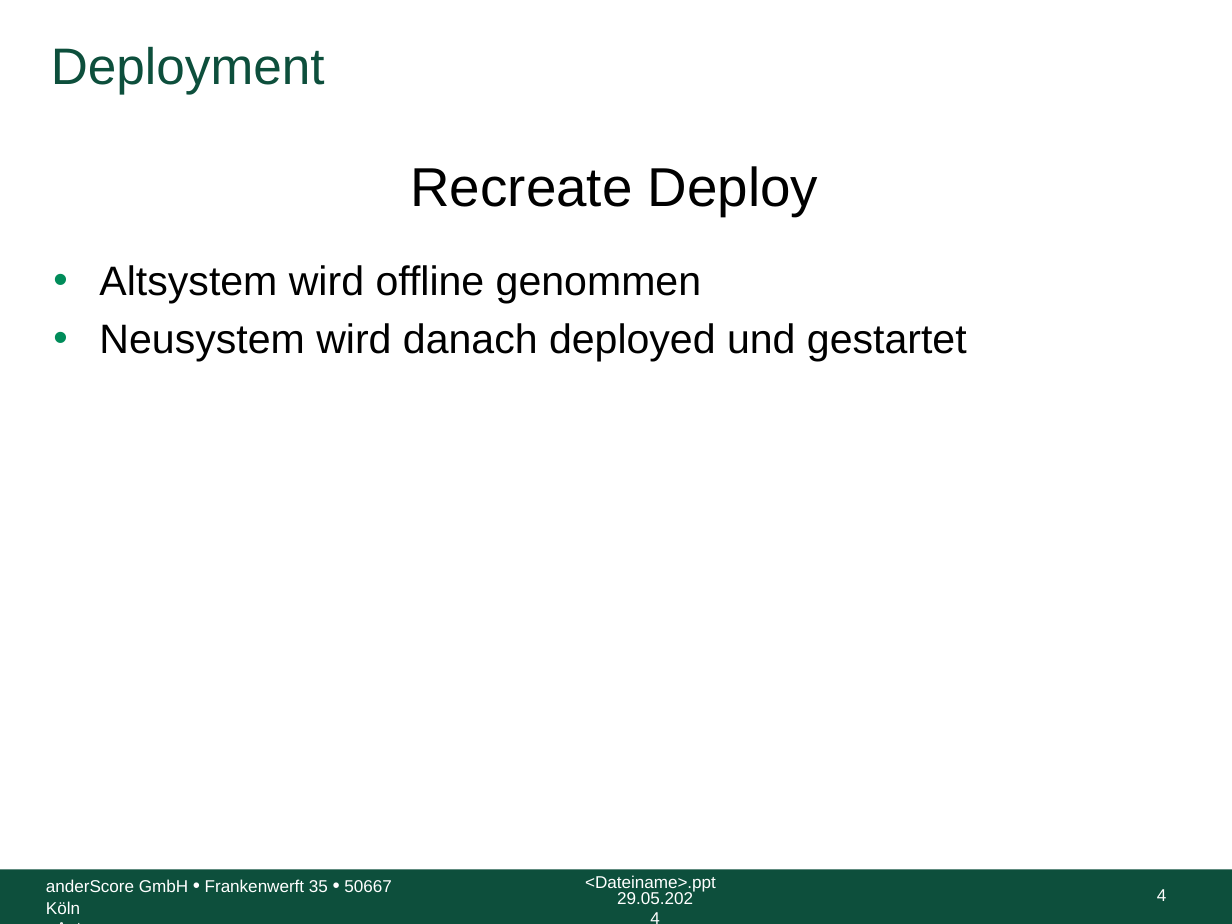
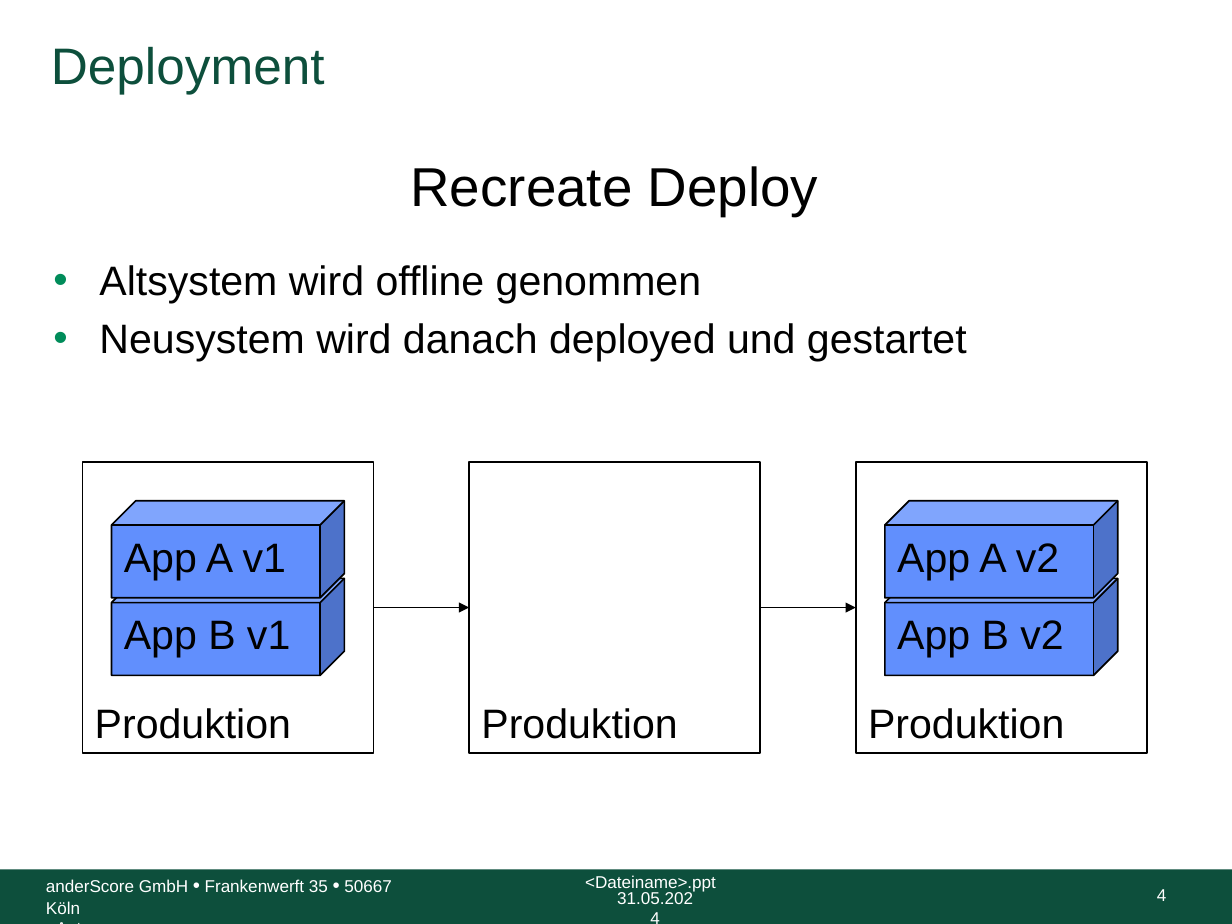
Before and after one commit to anderscore-gmbh/gitlab, a slide deck: slide 4 of slides/Tag-3_4-Deployment-Strategien.pptx. Drawn at 1232x924 pixels with LibreOffice and Linux fonts; fonts in the diff are those of the drawing; background and template pictures are left out. Boxes give left, top, right and bottom in pixels: in the first picture for what was removed or moved away, otherwise in the second. Text is boxed around its words. In the diff, an @@ line names an element or a change of style, - is before the commit and + after.

Commit message:
Docker Registry Deployment Strategien

```diff
--- a/slides/Tag-3_4-Deployment-Strategien.pptx
+++ b/slides/Tag-3_4-Deployment-Strategien.pptx
@@ rectangle added at [83, 462, 373, 753], fill #FFFFFF, outline #000000 1 pt, 24 pt, text #000000 @@
+Produktion
@@ rectangle added at [469, 462, 760, 753], fill #FFFFFF, outline #000000 1 pt, 24 pt, text #000000 @@
+Produktion
@@ rectangle added at [856, 462, 1147, 753], fill #FFFFFF, outline #000000 1 pt, 24 pt, text #000000 @@
+Produktion
@@ cube added at [112, 500, 345, 598], fill #618FFD, outline #000000 1 pt, 24 pt, text #000000 @@
+App A v1
@@ cube added at [885, 500, 1117, 598], fill #618FFD, outline #000000 1 pt, 24 pt, text #000000 @@
+App A v2
@@ cube added at [112, 578, 345, 675], fill #618FFD, outline #000000 1 pt, 24 pt, text #000000 @@
+App B v1
@@ cube added at [885, 578, 1117, 675], fill #618FFD, outline #000000 1 pt, 24 pt, text #000000 @@
+App B v2
@@ arrow added from (373, 607) to (469, 607), #000000 1 pt @@
@@ arrow added from (760, 607) to (856, 607), #000000 1 pt @@
@@ text at [617, 892, 693, 904]: text changed @@
-29.05.2024
+31.05.2024
```
Also in this commit, not shown: 3 other slides changed, 4 slides added, 1 other file.
